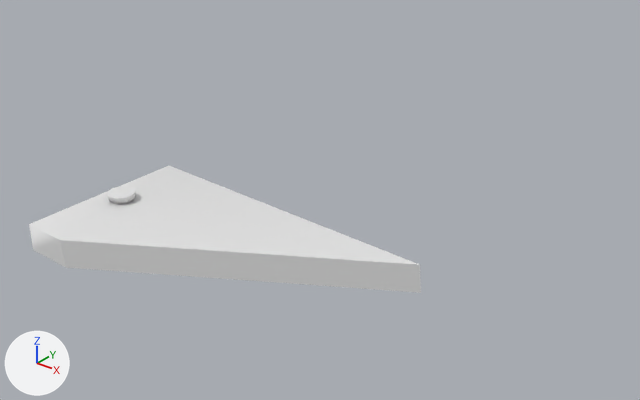
The FBX model Mobile_G3/Assets/Art/Draft/Mesh/SM_Plank_02.fbx, before and after one commit.
One viewpoint serves both versions: a camera (50 mm lens) standing at (1.523, -1.47, 1.179) and looking at (0.074, 0.342, 0.055). Every picture has the same lights, and +X, +Y and +Z are marked at lower left. Where no turn or scale is listed for an object, it has been applied to the vertices.

Names of what the first picture shows: 'Plank002'.
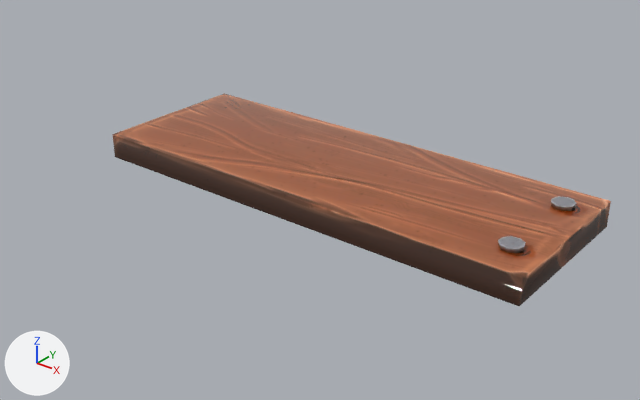
Location of each change, [x1, y1, x2, y2] in pixels of the pictures (640 x 400 px; the box of a moved part takes in the faces that stretch with it):
'Plank002', reshaped (27% wider, 67% taller)
    before: [29, 166, 421, 293]
    after: [112, 93, 611, 306]
part 1 of me_mesh, moved or reshaped
    before: [107, 186, 136, 204]
    after: [498, 236, 526, 254]
part 2 of me_mesh, added
    after: [551, 196, 577, 211]
part 3 of me_mesh, deleted
    before: [29, 166, 421, 293]
part 4 of me_mesh, added (brown)
    after: [112, 93, 611, 306]

Diff of the bpy script that builds the scene:
```diff
--- a/Mobile_G3/Assets/Art/Draft/Mesh/SM_Plank_02.fbx.py
+++ b/Mobile_G3/Assets/Art/Draft/Mesh/SM_Plank_02.fbx.py
@@ img_bc_boat_png @@
+img_bc_boat_png = load_image('BC_BOAT.png', '_unpacked/BC_BOAT.png', 2048, 2048, 'sRGB')
@@ mat_material__25 @@
+mat_material__25 = principled_material('Material #25')
+mat_material__25.texture = img_bc_boat_png
+mat_material__25.roughness = 0.0
@@ me_mesh @@
 # used by ob_plank002; location = (0.0, 0.0, 0.0)
-me_mesh.from_pydata(...)  # 44 vertices, 71 faces; spans x -0.48..0.48, y -0.261..0.261, z -0.063..0.063
+me_mesh.from_pydata(...)  # 80 vertices, 132 faces; spans x -0.747..0.759, y 0.258..0.792, z 0.0..0.103
+# me_mesh part 1: the loose piece of 36 vertices spanning x -0.447..-0.364, y -0.036..0.048, z 0.015..0.063 is turned -20 degrees about the z axis through its middle and scaled by 0.825, then moved by (1.072, 0.37, 0.043), in mat_material__25 (picture img_bc_boat_png)
+# me_mesh part 2: the loose piece of 36 vertices spanning x -0.447..-0.364, y -0.036..0.048, z 0.015..0.063 is copied, and the copy is scaled about its middle by 0.825, then moved by (1.072, 0.672, 0.043), in mat_material__25 (picture img_bc_boat_png); it spans x 0.633..0.701, y 0.643..0.713, z 0.063..0.103
+# me_mesh part 3: the loose piece of 8 vertices spanning x -0.48..0.48, y -0.261..0.261, z -0.063..0.041 is deleted
+# me_mesh part 4
+# 8 vertices are added at x -0.747..0.759, y 0.258..0.792, z 0.0..0.089
+# 10 new faces join them
+me_mesh.materials.append(mat_material__25)  # picture img_bc_boat_png
```
